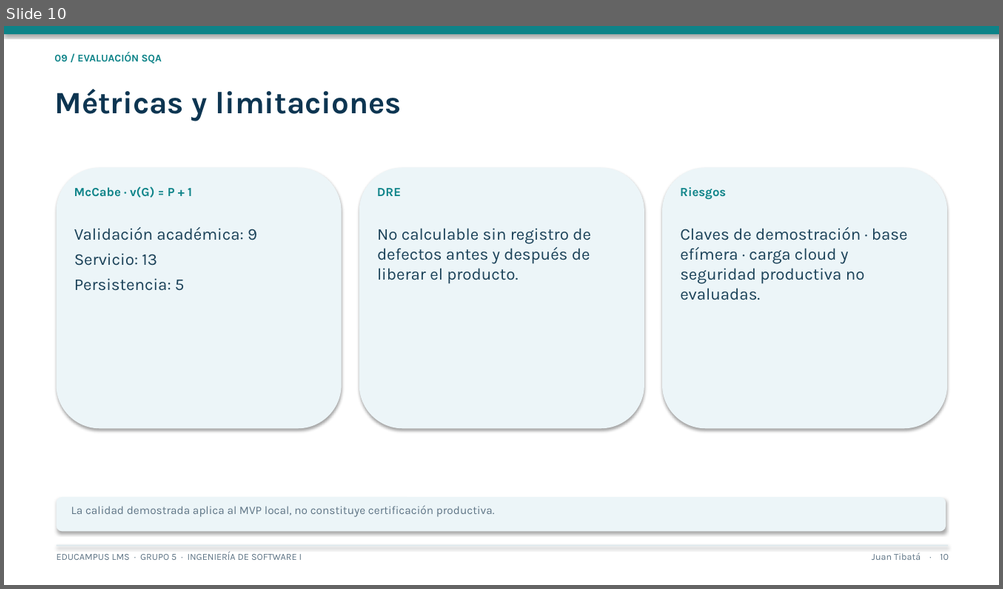
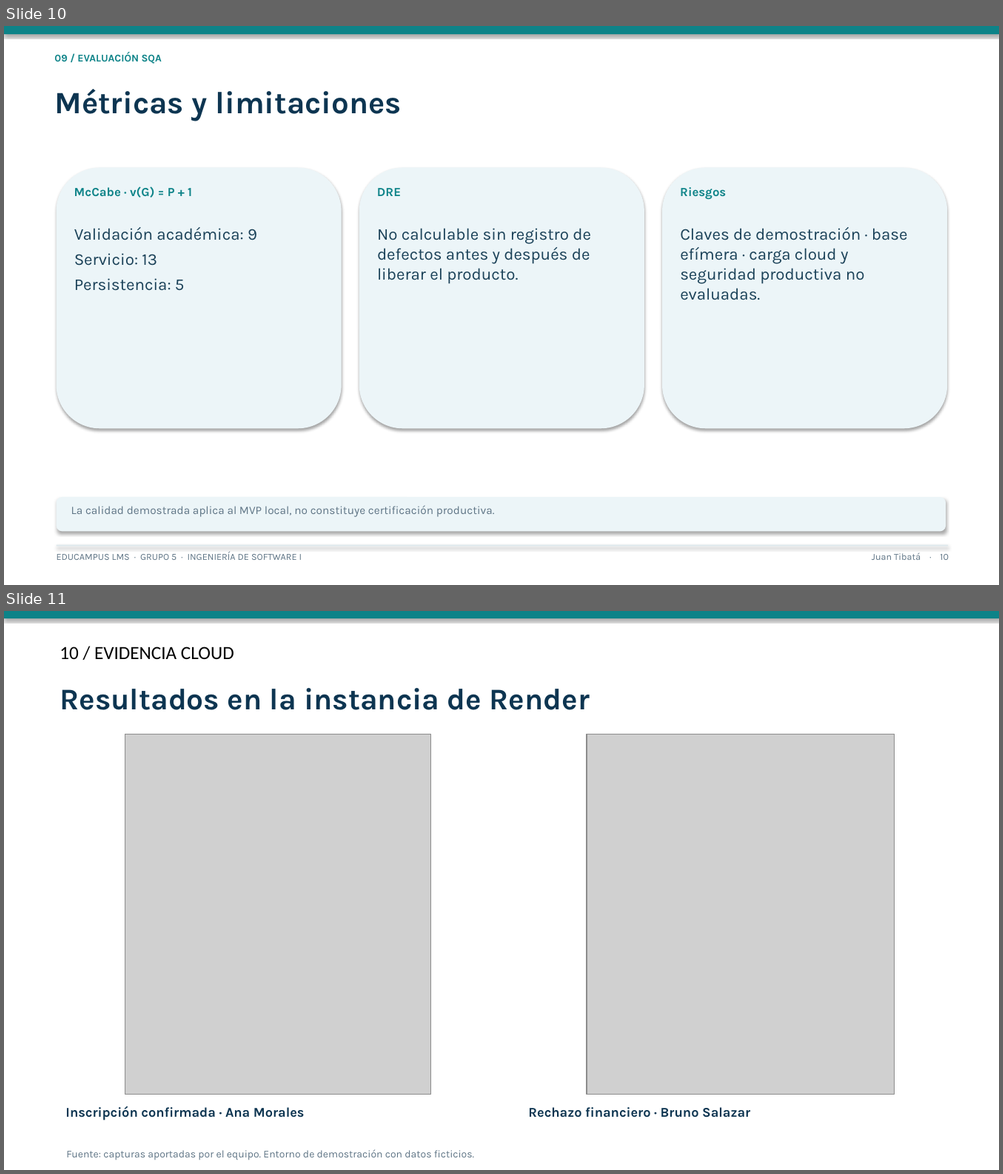
Before and after one commit to JuanjoRiano/educampus-lms, a slide deck: entregas/final/Presentacion_Final_EduCampus_Grupo5_2026-11-19.pptx. Shown one above the other, each under a label of ours: slide 10 before the commit, slides 10 and 11 after it. The pictures are 1003x589 and 1003x1174 pixels, drawn with LibreOffice and Linux fonts; fonts in the diff are those of the drawing; grey boxes stand for pictures. Boxes give left, top, right and bottom in pixels: in the first picture for what was removed or moved away, otherwise in the second. Text is boxed around its words. In the diff, an @@ line names an element or a change of style, - is before the commit and + after.

Commit message:
docs: incorporar evidencia cloud y RNF-02

```diff
--- a/entregas/final/Presentacion_Final_EduCampus_Grupo5_2026-11-19.pptx
+++ b/entregas/final/Presentacion_Final_EduCampus_Grupo5_2026-11-19.pptx
@@ slide 11 added at (4,611,999,1170), background #FFFFFF @@
@@ rectangle added at (4,611,999,618), fill #0D8388 @@
@@ text added at (60,647,234,659), 18 pt, text #000000 @@
+10 / EVIDENCIA CLOUD
@@ text added at (60,688,589,710), 29 pt, text #0D3551, bold @@
+Resultados en la instancia de Render
@@ picture added at (125,734,430,1094) @@
@@ picture added at (586,734,894,1094) @@
@@ text added at (65,1107,304,1121), 13 pt, text #0D3551, bold @@
+Inscripción confirmada · Ana Morales
@@ text added at (528,1108,750,1118), 13 pt, text #0D3551, bold @@
+Rechazo financiero · Bruno Salazar
@@ text added at (66,1150,474,1161), 10 pt, text #5E7485 @@
+Fuente: capturas aportadas por el equipo. Entorno de demostración con datos ficticios.
```
Also in this commit, not shown: 3 slides changed, 9 other files.
